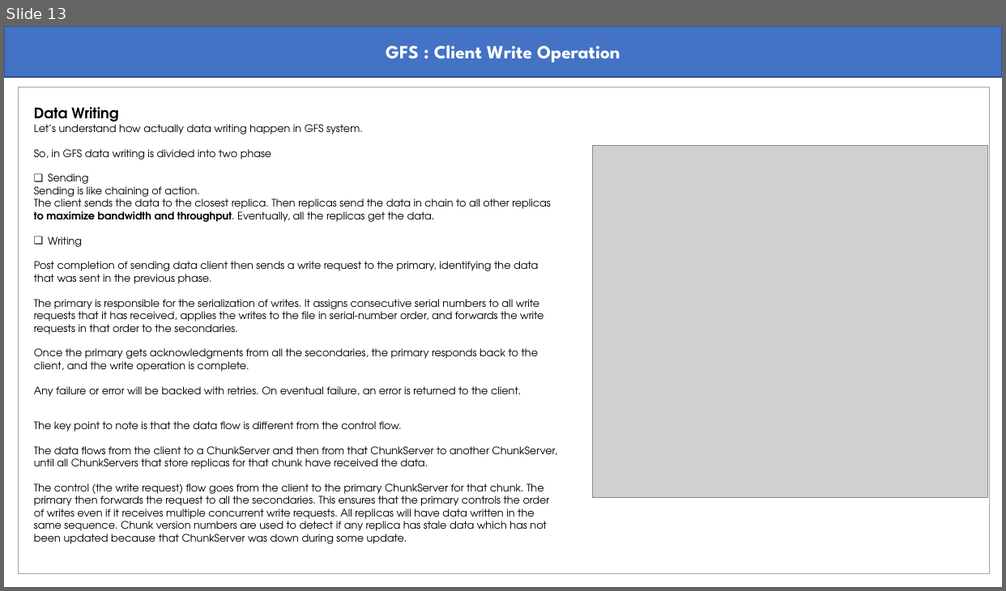
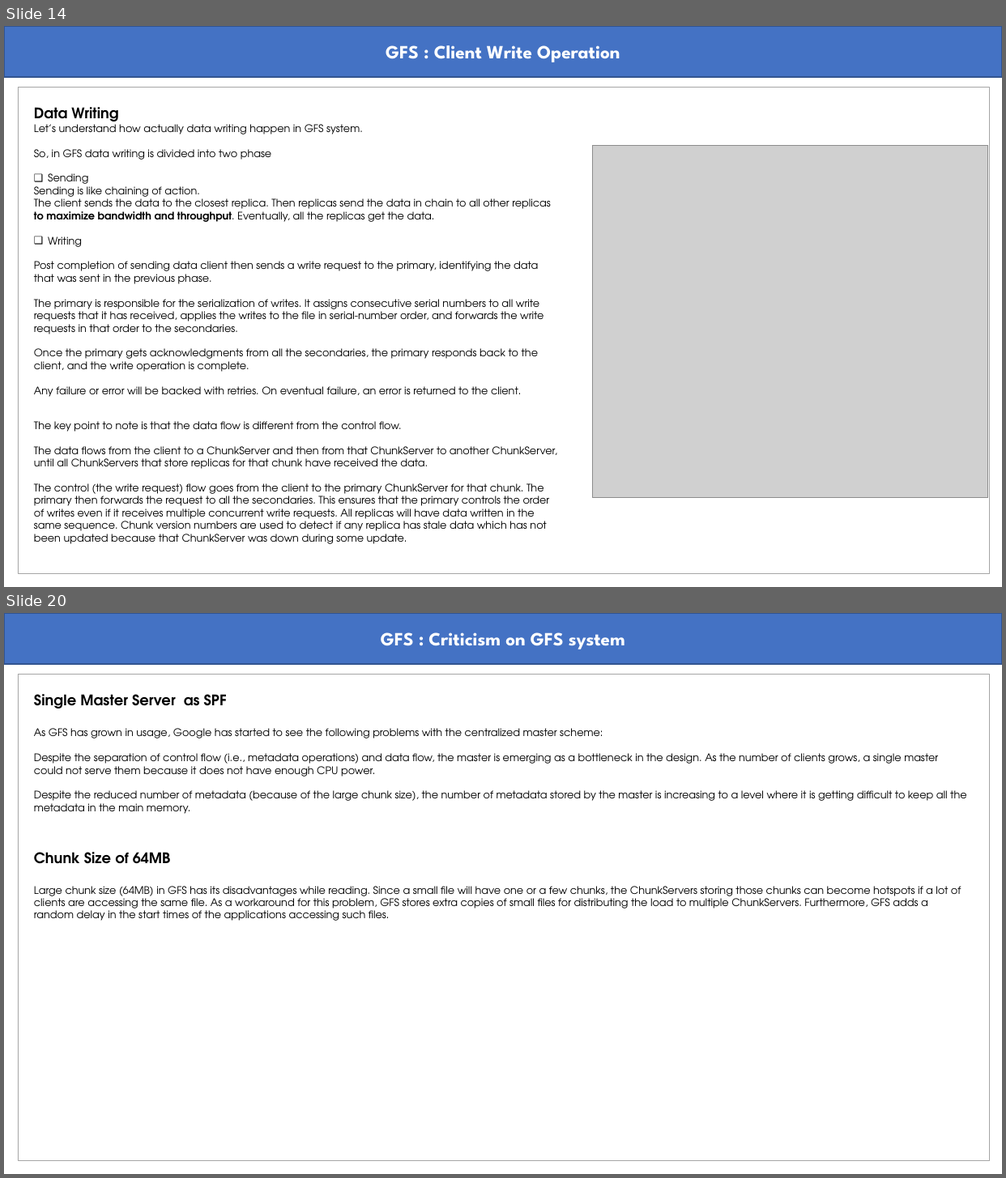
Before and after one commit to abmishra1234/Advanced-System-Design, a slide deck: GFS.pptx. Shown one above the other, each under a label of ours: slide 13 before the commit, slides 14 and 20 after it; the slides between them are not shown. The pictures are 1006x591 and 1006x1178 pixels, drawn with LibreOffice and Linux fonts; fonts in the diff are those of the drawing; grey boxes stand for pictures. Boxes give left, top, right and bottom in pixels: in the first picture for what was removed or moved away, otherwise in the second. Text is boxed around its words. In the diff, an @@ line names an element or a change of style, - is before the commit and + after.

```diff
--- a/GFS.pptx
+++ b/GFS.pptx
@@ slide 20 added at (4, 613, 1002, 1174), background #FFFFFF @@
@@ rectangle added at (4, 613, 1002, 664), fill #4472C4, outline #325491 1 pt, 18 pt, text #FFFFFF, bold @@
+GFS : Criticism on GFS system
@@ rectangle added at (19, 674, 990, 1161), outline #A5A5A5 0.75 pt @@
@@ text added at (34, 694, 966, 921), 10 pt, text #000000 @@
+Single Master Server as SPF
+As GFS has grown in usage, Google has started to see the following problems with the centralized master scheme:
+Despite the separation of control flow (i.e., metadata operations) and data flow, the master is emerging as a bottleneck in the design. As the number of clients grows, a single master could not serve them because it does not have enough CPU power.
+Despite the reduced number of metadata (because of the large chunk size), the number of metadata stored by the master is increasing to a level where it is getting difficult to keep all the metadata in the main memory.
+Chunk Size of 64MB
+Large chunk size (64MB) in GFS has its disadvantages while reading. Since a small file will have one or a few chunks, the ChunkServers storing those chunks can become hotspots if a lot of clients are accessing the same file. As a workaround for this problem, GFS stores extra copies of small files for distributing the load to multiple ChunkServers. Furthermore, GFS adds a random delay in the start times of the applications accessing such files.
@@ what was slide 13 is now slide 14 @@
```
Also in this commit, not shown: 1 slide changed, 6 other slides added.
